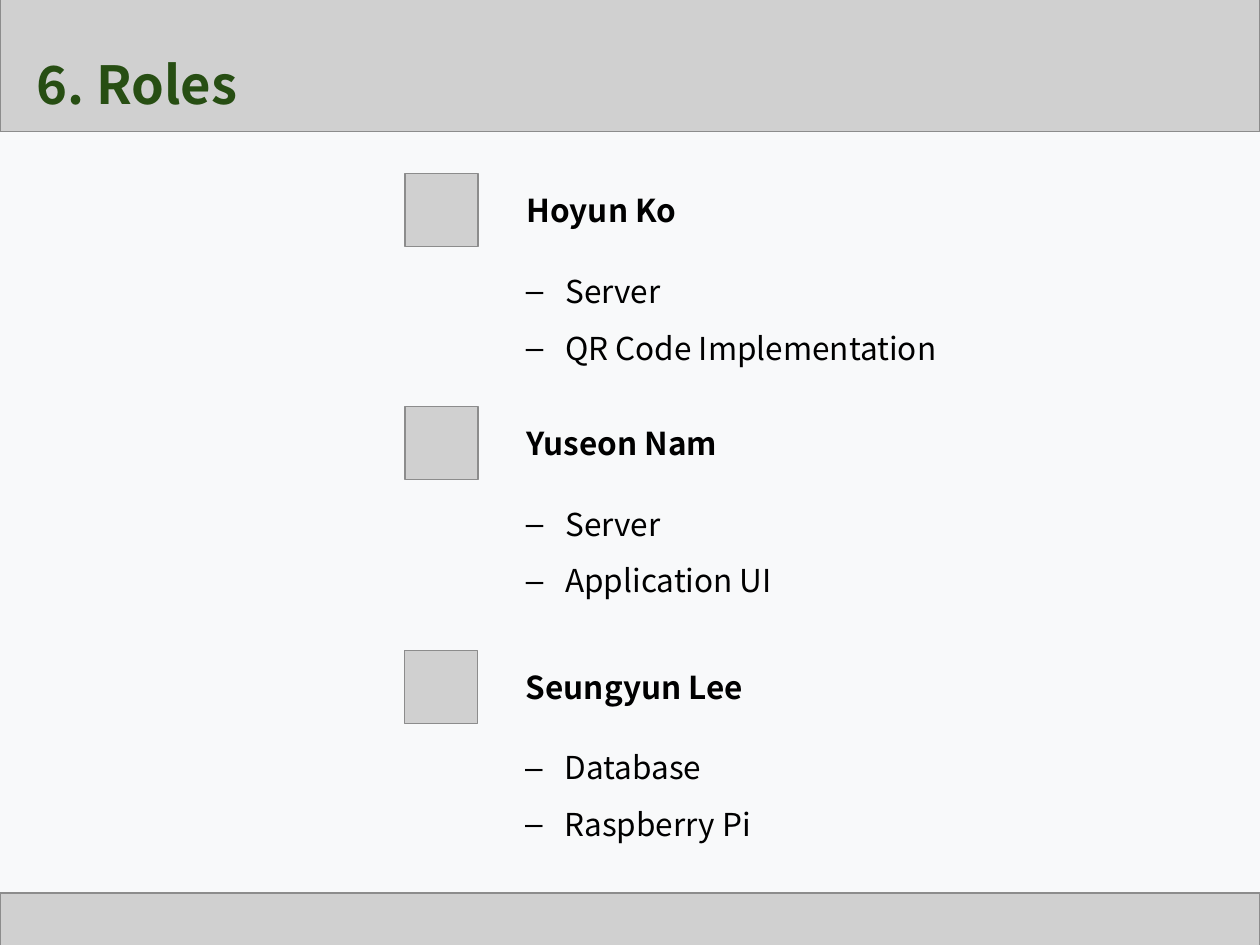
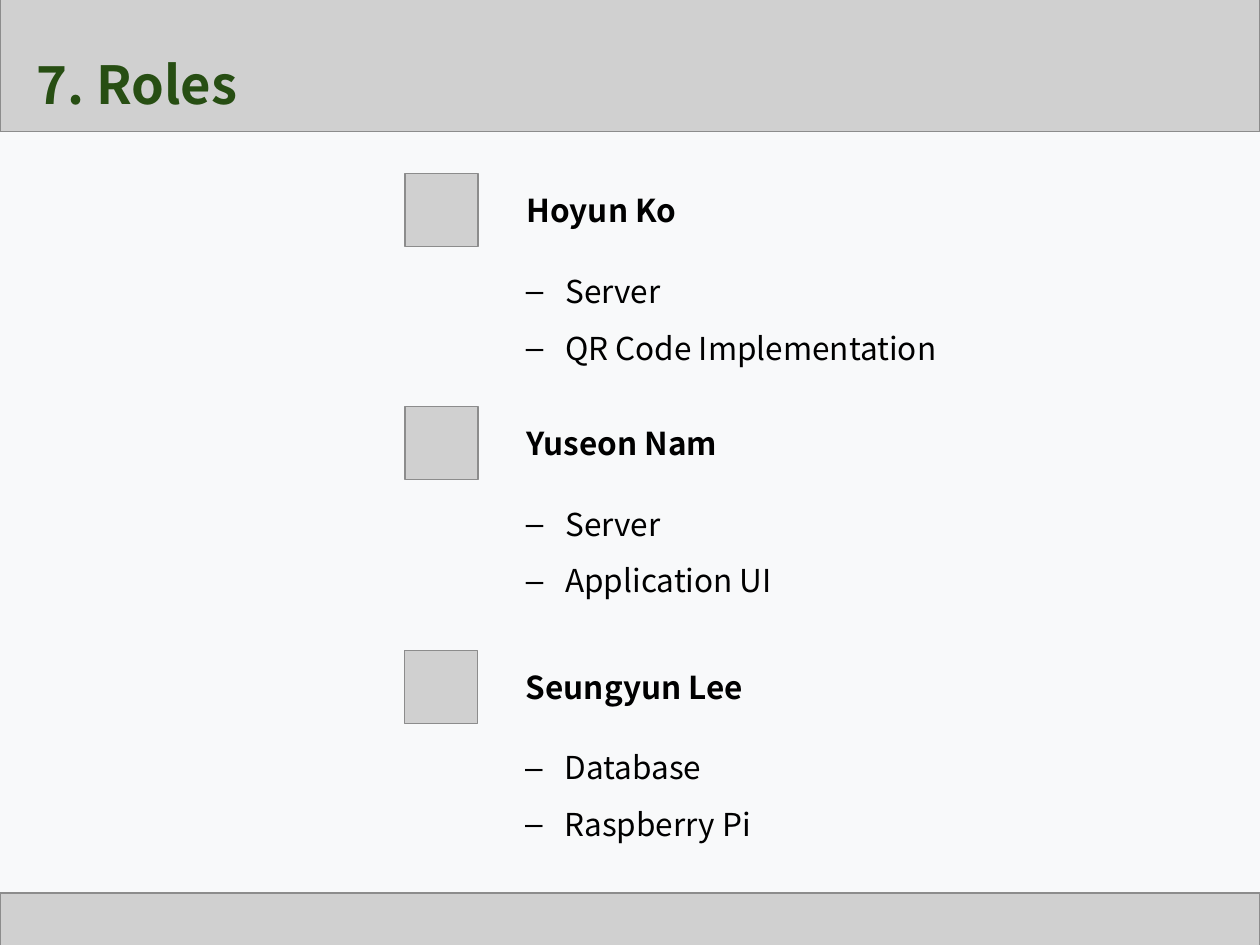
Before and after one commit to Team-GoNaMi/Docs, a slide deck: slide 23 of PPT/Team1_Presentation Material_3rd Week.pptx (slide 17 before the commit). Drawn at 1260x945 pixels with LibreOffice and Linux fonts; fonts in the diff are those of the drawing; grey boxes stand for pictures. Boxes give left, top, right and bottom in pixels: in the first picture for what was removed or moved away, otherwise in the second. Text is boxed around its words. In the diff, an @@ line names an element or a change of style, - is before the commit and + after.

```diff
--- a/PPT/Team1_Presentation Material_3rd Week.pptx
+++ b/PPT/Team1_Presentation Material_3rd Week.pptx
@@ text at (36, 62, 237, 105): text changed @@
-6. Roles
+7. Roles
```
Also in this commit, not shown: 15 other slides changed, 6 slides added, 1 other file.
